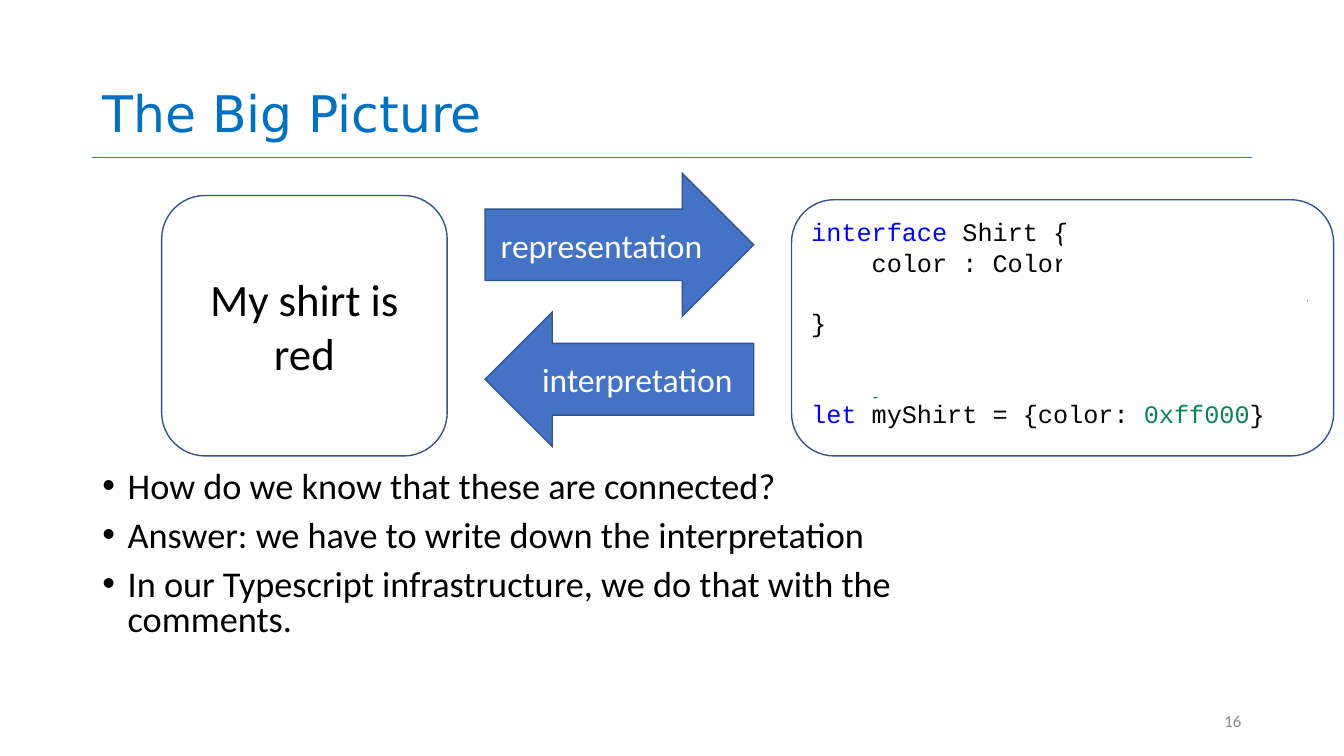
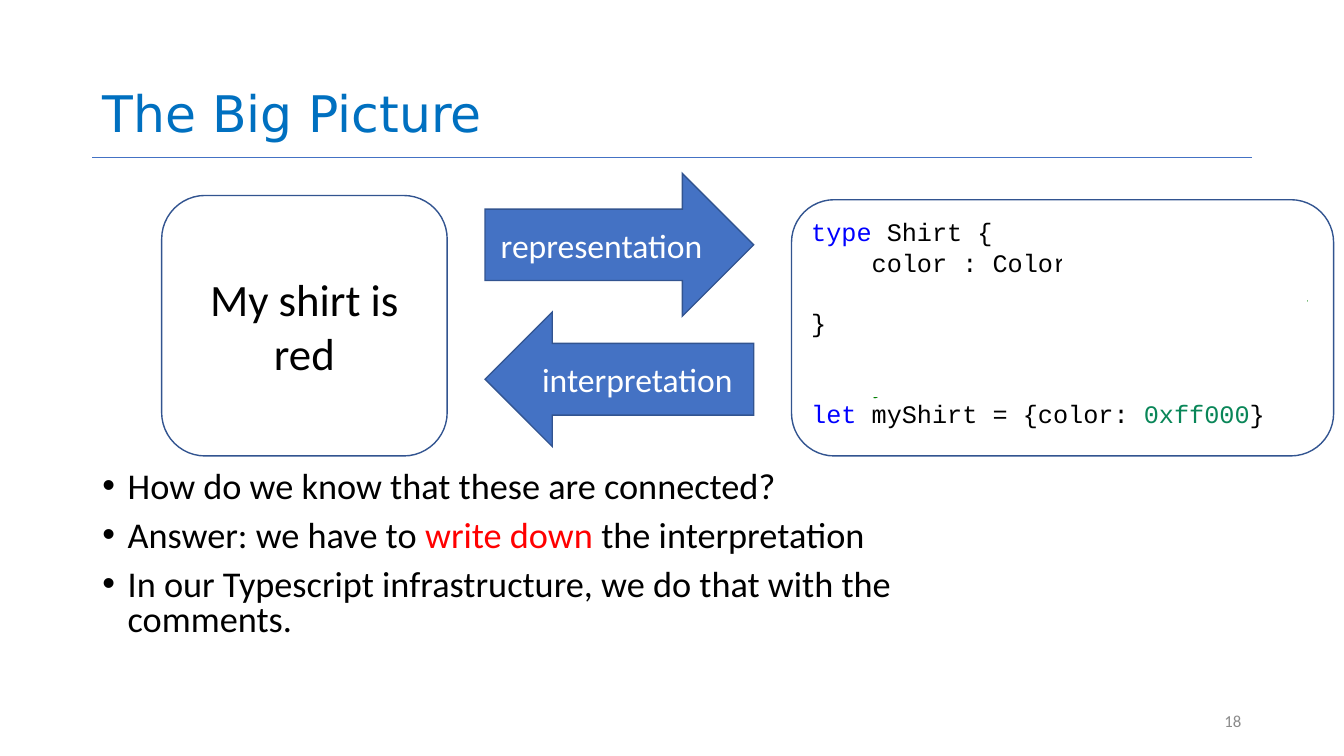
Before and after one commit to neu-se/CS4530-CS5500-Spring-2021, a slide deck: slide 18 of Slides/Lesson 1.2 General Program Design Principles.pptx (slide 16 before the commit). Drawn at 1344x756 pixels with LibreOffice and Linux fonts; fonts in the diff are those of the drawing. Boxes give left, top, right and bottom in pixels: in the first picture for what was removed or moved away, otherwise in the second. Text is boxed around its words. In the diff, an @@ line names an element or a change of style, - is before the commit and + after.

```diff
--- a/Slides/Lesson 1.2 General Program Design Principles.pptx
+++ b/Slides/Lesson 1.2 General Program Design Principles.pptx
@@ text at <box>811,223,963,247</box>: text changed; text colour #0000FF to #000000 @@
-interface Shirt {
+type Shirt {
@@ text at <box>128,522,865,554</box>: text colour #000000 to #FF0000 in "write down" @@
@@ page number at <box>1224,715,1241,727</box>: text changed @@
-16
+18
```
Also in this commit, not shown: 6 other slides changed, 8 slides added, 2 other files.
